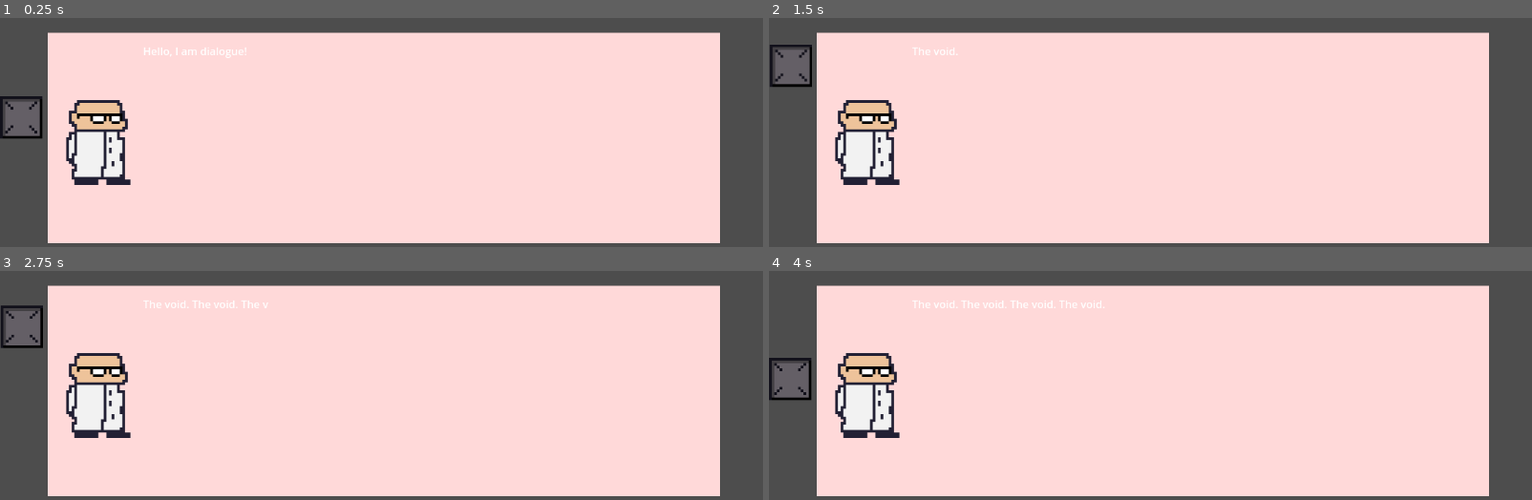
Above: before the commit, frames 1-4 (two rows, left to right).
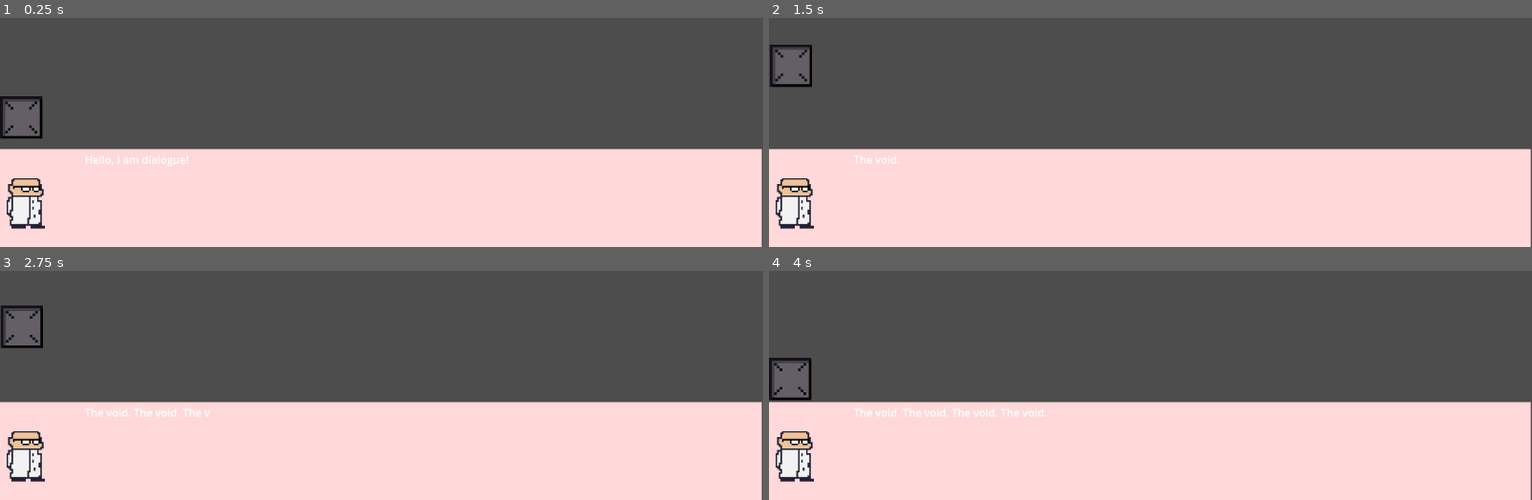
Above: after the commit, the same moments.

Repository: Gamnraa/gmtk2025
Game: Godot game, scene res://MainScene.tscn
The game is run twice, just before and just after one commit, with the same random seed, the same clock (stepped at 60 frames per second) and the same inputs. The project has no main scene, so this scene is started directly.
Inputs:
- Up to frame 1 (0.25 s): no input
- Up to frame 2 (1.5 s): tap Enter (ui_accept) at 0.5, 0.77 s
- Up to frame 3 (2.75 s): tap Enter (ui_accept) at 1.52 s
- Up to frame 4 (4 s): tap Enter (ui_accept) at 3.02, 3.77 s

The runs differ from the first frame. In frame 1, 53% of the frame differs, in the area x 0-100%, y 6-100%; in frame 2, 53%; in frame 3, 53%; in frame 4, 53%.

Commit message:
Update DialogueBox.tscn

Diff:
--- a/Nodes/DialogueBox.tscn
+++ b/Nodes/DialogueBox.tscn
@@ -17,38 +17,38 @@
 tracks/0/type = "value"
 tracks/0/imported = false
 tracks/0/enabled = true
-tracks/0/path = NodePath(".:position")
+tracks/0/path = NodePath(".:scale")
 tracks/0/interp = 1
 tracks/0/loop_wrap = true
 tracks/0/keys = {
-"times": PackedFloat32Array(0, 0.133333, 0.2),
-"transitions": PackedFloat32Array(1, 1, 1),
-"update": 0,
-"values": [Vector2(0, 500), Vector2(0, 50), Vector2(0, 0)]
-}
-tracks/1/type = "value"
-tracks/1/imported = false
-tracks/1/enabled = true
-tracks/1/path = NodePath(".:scale")
-tracks/1/interp = 1
-tracks/1/loop_wrap = true
-tracks/1/keys = {
 "times": PackedFloat32Array(0, 0.2),
 "transitions": PackedFloat32Array(1, 1),
 "update": 0,
 "values": [Vector2(0.25, 0.25), Vector2(1, 1)]
 }
-tracks/2/type = "value"
-tracks/2/imported = false
-tracks/2/enabled = true
-tracks/2/path = NodePath(".:visible")
-tracks/2/interp = 1
-tracks/2/loop_wrap = true
-tracks/2/keys = {
+tracks/1/type = "value"
+tracks/1/imported = false
+tracks/1/enabled = true
+tracks/1/path = NodePath(".:visible")
+tracks/1/interp = 1
+tracks/1/loop_wrap = true
+tracks/1/keys = {
 "times": PackedFloat32Array(0, 0.0333333),
 "transitions": PackedFloat32Array(1, 1),
 "update": 1,
 "values": [false, true]
+}
+tracks/2/type = "value"
+tracks/2/imported = false
+tracks/2/enabled = true
+tracks/2/path = NodePath(".:pivot_offset")
+tracks/2/interp = 1
+tracks/2/loop_wrap = true
+tracks/2/keys = {
+"times": PackedFloat32Array(0, 0.133333, 0.2),
+"transitions": PackedFloat32Array(1, 1, 1),
+"update": 0,
+"values": [Vector2(0, 500), Vector2(0, 50), Vector2(0, 0)]
 }
 
 [sub_resource type="Animation" id="Animation_vlp87"]
@@ -56,38 +56,38 @@
 tracks/0/type = "value"
 tracks/0/imported = false
 tracks/0/enabled = true
-tracks/0/path = NodePath(".:position")
+tracks/0/path = NodePath(".:scale")
 tracks/0/interp = 1
 tracks/0/loop_wrap = true
 tracks/0/keys = {
 "times": PackedFloat32Array(0),
 "transitions": PackedFloat32Array(1),
 "update": 0,
-"values": [Vector2(0, 0)]
+"values": [Vector2(1, 1)]
 }
 tracks/1/type = "value"
 tracks/1/imported = false
 tracks/1/enabled = true
-tracks/1/path = NodePath(".:scale")
+tracks/1/path = NodePath(".:visible")
 tracks/1/interp = 1
 tracks/1/loop_wrap = true
 tracks/1/keys = {
 "times": PackedFloat32Array(0),
 "transitions": PackedFloat32Array(1),
-"update": 0,
-"values": [Vector2(1, 1)]
+"update": 1,
+"values": [true]
 }
 tracks/2/type = "value"
 tracks/2/imported = false
 tracks/2/enabled = true
-tracks/2/path = NodePath(".:visible")
+tracks/2/path = NodePath(".:pivot_offset")
 tracks/2/interp = 1
 tracks/2/loop_wrap = true
 tracks/2/keys = {
 "times": PackedFloat32Array(0),
 "transitions": PackedFloat32Array(1),
-"update": 1,
-"values": [true]
+"update": 0,
+"values": [Vector2(0, 0)]
 }
 
 [sub_resource type="AnimationLibrary" id="AnimationLibrary_50nuf"]
@@ -103,13 +103,13 @@
 
 [node name="BG" type="Sprite2D" parent="."]
 material = SubResource("ShaderMaterial_wuo72")
-position = Vector2(491.5, 143)
-scale = Vector2(31.7188, 9.9375)
+position = Vector2(575, 227)
+scale = Vector2(35.9375, 4.6875)
 texture = ExtResource("2_eo7iu")
 
 [node name="Icon" type="Sprite2D" parent="."]
-position = Vector2(60.5, 150)
-scale = Vector2(1.00781, 1)
+position = Vector2(39, 234)
+scale = Vector2(0.605469, 0.600775)
 texture = ExtResource("4_wuo72")
 
 [node name="AnimationPlayer" type="AnimationPlayer" parent="."]
@@ -120,8 +120,9 @@
 [node name="RichTextLabel" type="RichTextLabel" parent="."]
 layout_mode = 0
 offset_left = 128.0
-offset_right = 985.0
-offset_bottom = 288.0
+offset_top = 156.0
+offset_right = 1151.0
+offset_bottom = 298.0
 text = "Hello, I am dialogue!"
 
 [node name="Timer" type="Timer" parent="."]
